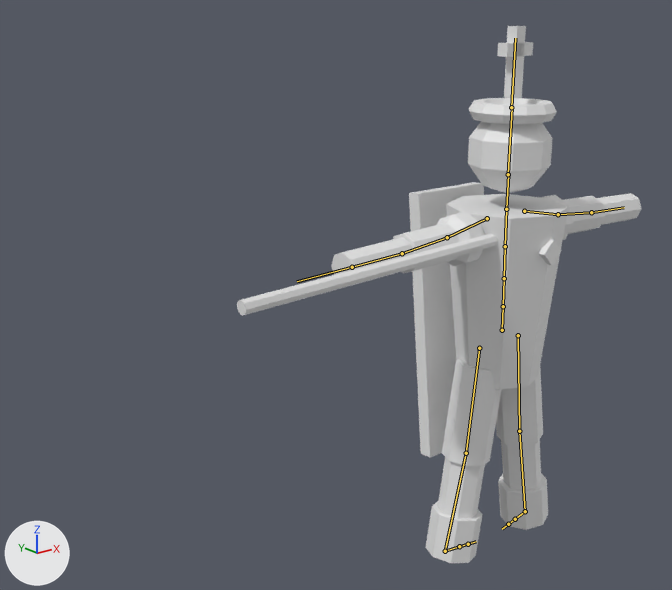
The glTF model public/models/rei_rpg.glb: old version first, new version second.
Rendered twice from a 50 mm camera at (-1.168, -1.008, 0.929) aimed at (-0.061, 0.376, 0.375). The axes (+X, +Y, +Z) are drawn at lower left. The lights are the same throughout. The first picture is the older version. The bones that change, and the others that lie on the model, are drawn over the model as lines.

Objects in the first picture: 'Peca_k'.
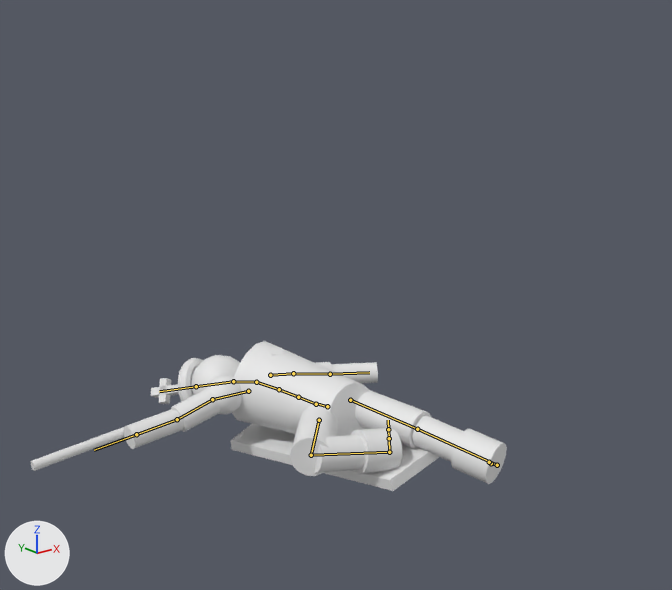
The newer file adds an action. The first version stands in its rest pose; the second is drawn at frame 53 of the action 'Morte'.

Boxes (x1, y1, x2, y2) around the edits, measured in the pictures (672 x 590 px):
'Peca_k', posed (18% wider, 72% shorter): before (237, 26, 641, 563); after (31, 341, 507, 491)
bone 'mixamorig:Hips', root to tip: before (502, 330) to (503, 306); after (327, 406) to (316, 403)
bone 'mixamorig:LeftUpLeg', root to tip: before (518, 335) to (519, 431); after (350, 400) to (417, 429)
bone 'mixamorig:LeftLeg', root to tip: before (519, 431) to (525, 511); after (417, 429) to (497, 465)
bone 'mixamorig:RightUpLeg', root to tip: before (479, 348) to (466, 453); after (319, 420) to (311, 455)
bone 'mixamorig:RightLeg', root to tip: before (466, 453) to (445, 551); after (311, 455) to (389, 452)
bone 'mixamorig:Spine', root to tip: before (503, 306) to (504, 278); after (316, 404) to (298, 397)
bone 'mixamorig:Spine1', root to tip: before (504, 278) to (505, 246); after (298, 397) to (279, 389)
bone 'mixamorig:Spine2', root to tip: before (505, 246) to (506, 209); after (279, 389) to (256, 382)
bone 'mixamorig:LeftShoulder', root to tip: before (524, 211) to (558, 214); after (270, 375) to (293, 373)
bone 'mixamorig:LeftArm', root to tip: before (558, 214) to (591, 212); after (293, 373) to (330, 374)
bone 'mixamorig:LeftForeArm', root to tip: before (591, 212) to (624, 207); after (330, 374) to (369, 372)
bone 'mixamorig:Neck', root to tip: before (506, 209) to (508, 174); after (256, 382) to (233, 381)
bone 'mixamorig:Head', root to tip: before (508, 174) to (512, 107); after (233, 381) to (195, 386)
bone 'mixamorig:RightShoulder', root to tip: before (487, 218) to (447, 237); after (248, 391) to (212, 399)
bone 'mixamorig:RightArm', root to tip: before (447, 237) to (402, 253); after (212, 399) to (177, 419)
bone 'mixamorig:RightForeArm', root to tip: before (402, 253) to (352, 267); after (177, 419) to (136, 434)

The change in detail:
Bone 'mixamorig:Hips' (bone_mixamorig_hips) moves from (0.0, 0.0, 0.0) to (0.025, -0.332, -0.518).
Bone 'mixamorig:Hips' (bone_mixamorig_hips) turns from (0, 0, 0) to (-99, 5, 11) degrees about its own x, y and z.
Bone 'mixamorig:LeftUpLeg' (bone_mixamorig_leftupleg) turns from (0, 0, 0) to (-13, -11, 0) degrees about its own x, y and z.
Bone 'mixamorig:LeftLeg' (bone_mixamorig_leftleg) turns from (0, 0, 0) to (-6, -21, 6) degrees about its own x, y and z.
Bone 'mixamorig:RightUpLeg' (bone_mixamorig_rightupleg) turns from (0, 0, 0) to (10, 63, -30) degrees about its own x, y and z.
Bone 'mixamorig:RightLeg' (bone_mixamorig_rightleg) turns from (0, 0, 0) to (-120, 4, 11) degrees about its own x, y and z.
Bone 'mixamorig:Spine' (bone_mixamorig_spine) turns from (0, 0, 0) to (19, 1, 12) degrees about its own x, y and z.
Bone 'mixamorig:Spine1' (bone_mixamorig_spine1) turns from (0, 0, 0) to (1, 1, 2) degrees about its own x, y and z.
Bone 'mixamorig:Spine2' (bone_mixamorig_spine2) turns from (0, 0, 0) to (-2, 2, 2) degrees about its own x, y and z.
Bone 'mixamorig:LeftShoulder' (bone_mixamorig_leftshoulder) turns from (0, 0, 0) to (-3, -3, -19) degrees about its own x, y and z.
Bone 'mixamorig:LeftArm' (bone_mixamorig_leftarm) turns from (0, 0, 0) to (68, 43, 69) degrees about its own x, y and z.
Bone 'mixamorig:LeftForeArm' (bone_mixamorig_leftforearm) turns from (0, 0, 0) to (0, 8, 16) degrees about its own x, y and z.
Bone 'mixamorig:Neck' (bone_mixamorig_neck) turns from (0, 0, 0) to (-10, -12, 17) degrees about its own x, y and z.
Bone 'mixamorig:Head' (bone_mixamorig_head) turns from (0, 0, 0) to (-15, -36, 7) degrees about its own x, y and z.
Bone 'mixamorig:RightShoulder' (bone_mixamorig_rightshoulder) turns from (0, 0, 0) to (-38, -5, 0) degrees about its own x, y and z.
Bone 'mixamorig:RightArm' (bone_mixamorig_rightarm) turns from (0, 0, 0) to (15, 29, 20) degrees about its own x, y and z.
Bone 'mixamorig:RightForeArm' (bone_mixamorig_rightforearm) turns from (0, 0, 0) to (27, 76, 17) degrees about its own x, y and z.
